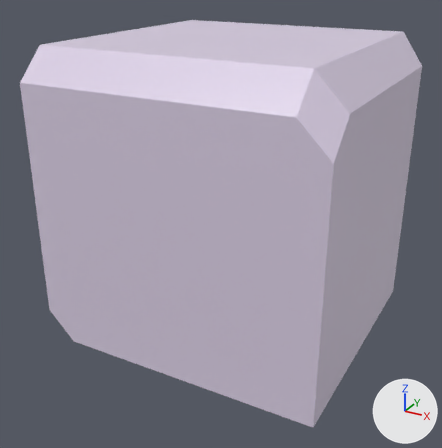
Two versions of the glTF model dist/Model/salt-rare.glb, one commit apart.
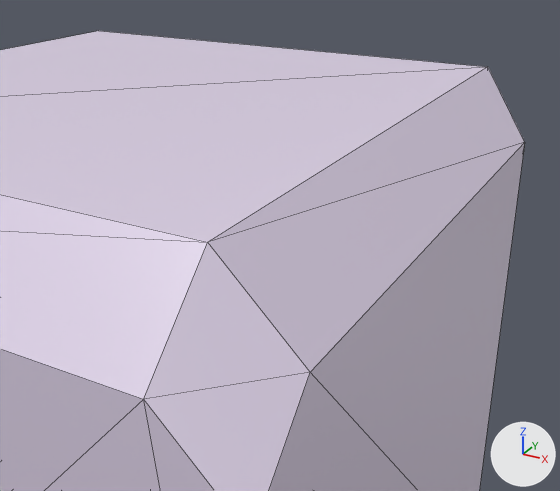
Old and new are each drawn whole from a 50 mm camera at (0.937, -1.849, 0.754) aimed at (-0.026, -0.098, -0.121) and again close up from a 50 mm camera at (0.75, -0.907, 0.766) aimed at (0.481, -0.419, 0.521). Lighting does not change. The marker at lower right points along +X, +Y and +Z. The close-ups show mesh edges as thin lines. Where no turn or scale is listed for an object, it has been applied to the vertices. Vertices at the same position are counted once.
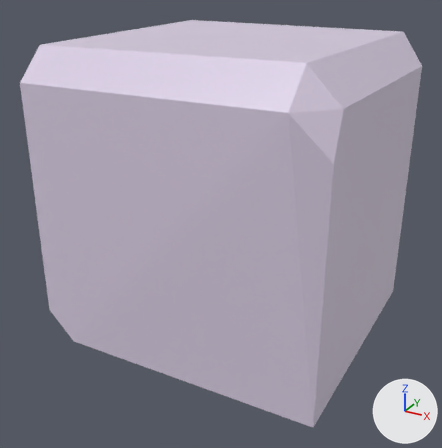
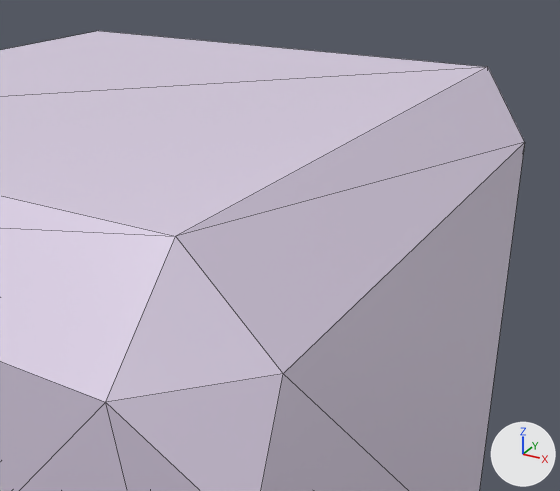
The newer file is also rescaled (x1.127), turned or shifted as a whole; pictures and numbers use the older file's frame.

Boxes [x1, y1, x2, y2] around the edits, measured in the close-ups (560 x 491 px; the box of a moved part takes in the faces that stretch with it):
part 1 of me_cube, moved or reshaped: [0, 67, 522, 491] in both

The edits, one by one:
me_cube has 16 vertices, 28 faces and spans x -0.5..0.5, y -0.5..0.5, z -0.5..0.5.
me_cube is used by ob_cube; location (0.0, 0.0, 0.0).
Before the commit, vertices of me_cube: 8 (0.5, -0.4, 0.4) at pixel (310, 372), 11 (0.4, -0.5, 0.4) at pixel (143, 399), 15 (0.4, -0.4, 0.5) at pixel (207, 242).
Part 1, on me_cube:
Vertices 8, 11, 15 of me_cube move by (-0.006, -0.037, 0.018).
